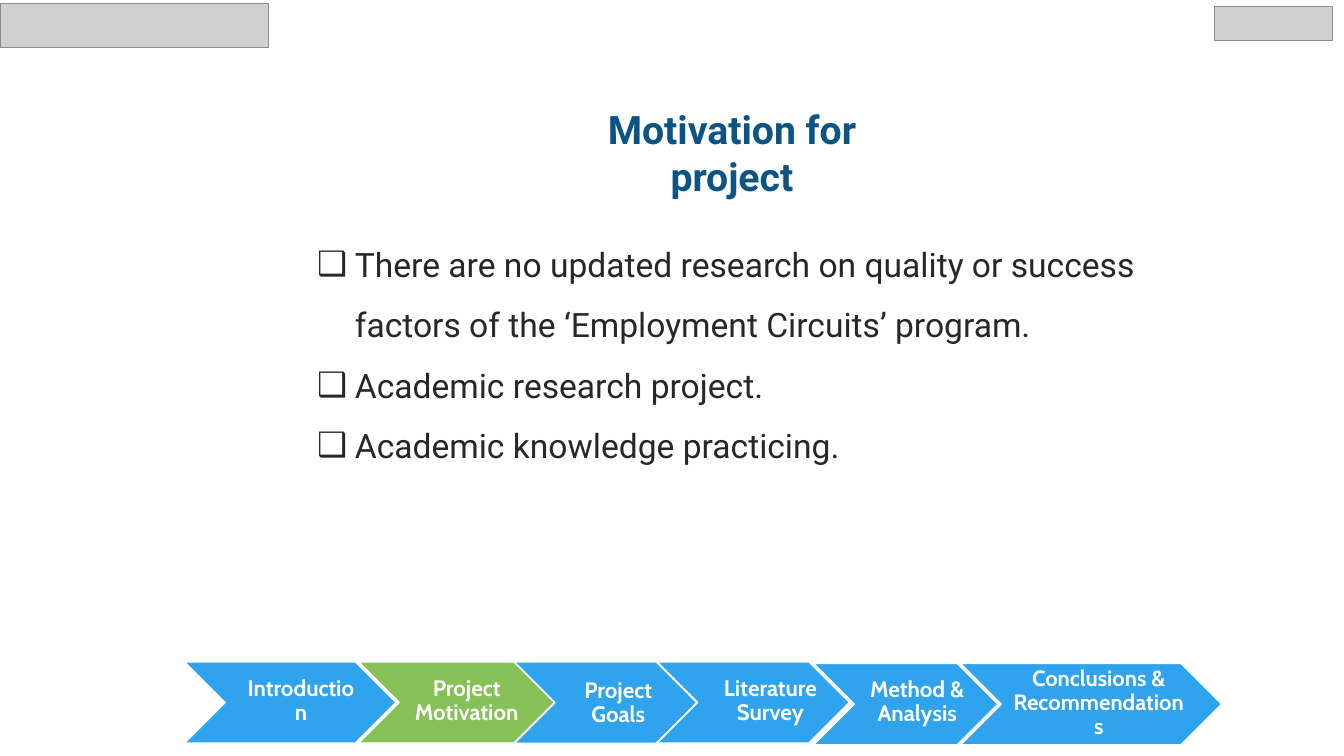
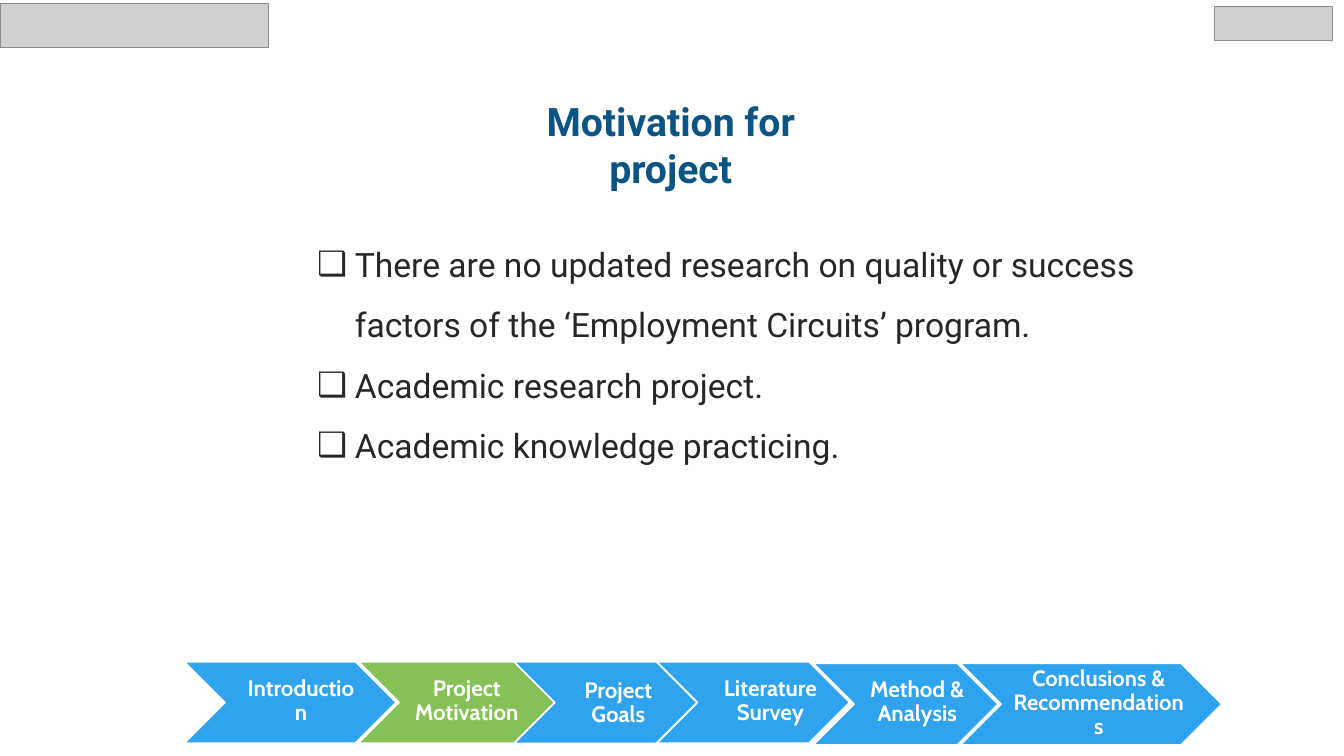
Before and after one commit to chen890/Final-Research-Project---IES, a slide deck: slide 3 of English Final Project.pptx. Drawn at 1344x756 pixels with LibreOffice and Linux fonts; fonts in the diff are those of the drawing; grey boxes stand for pictures; background and template pictures are left out. Boxes give left, top, right and bottom in pixels: in the first picture for what was removed or moved away, otherwise in the second. Text is boxed around its words. In the diff, an @@ line names an element or a change of style, - is before the commit and + after.

```diff
--- a/English Final Project.pptx
+++ b/English Final Project.pptx
@@ text "Motivation for project": place and size @@
-text "Motivation for project" at [608,114,856,200]
+text "Motivation for project" at [547,106,794,192]
```
Also in this commit, not shown: 20 other slides changed, 4 other files.
